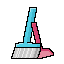
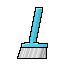
Comparing the layer stacks of the two (64, 64) images. Changes:
painted on "레이어 1" over [11, 7, 54, 59]
